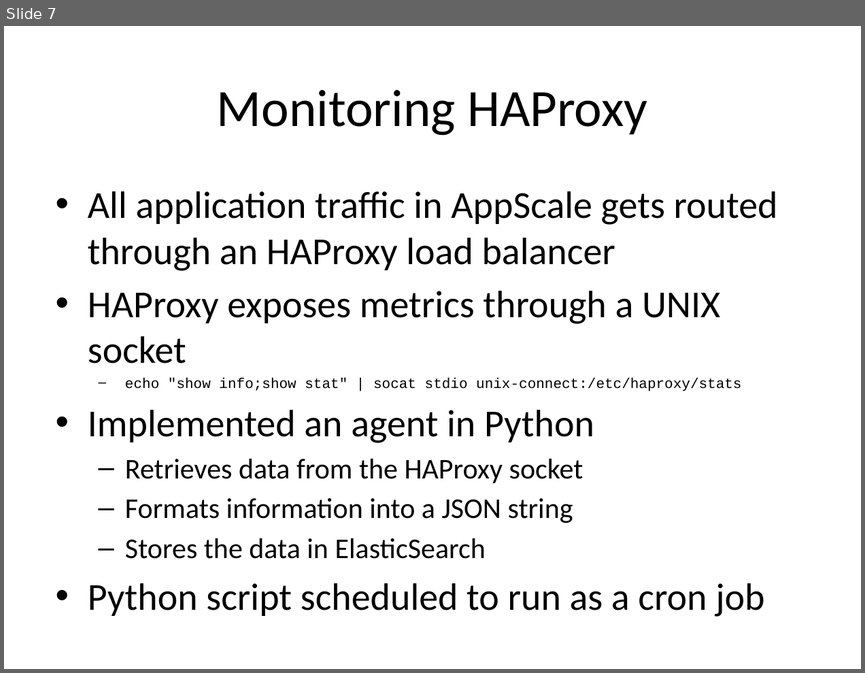
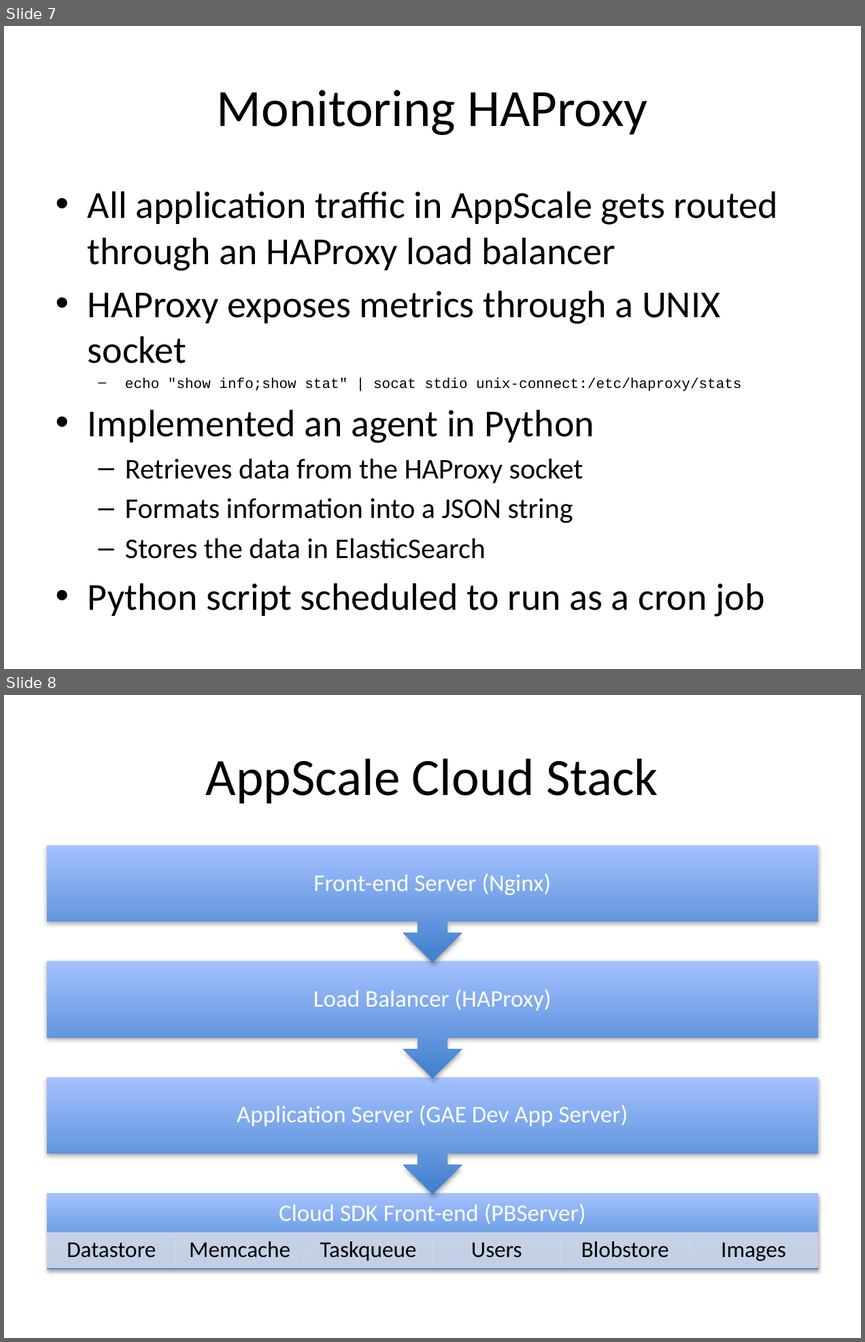
Before and after one commit to Dithn/eager-appscale, a slide deck: Eager/elk-experiment/Huawei_Presentation_1.pptx. Shown one above the other, each under a label of ours: slide 7 before the commit, slides 7 and 8 after it. The pictures are 865x673 and 865x1342 pixels, drawn with LibreOffice and Linux fonts; fonts in the diff are those of the drawing. Boxes give left, top, right and bottom in pixels: in the first picture for what was removed or moved away, otherwise in the second. Text is boxed around its words. In the diff, an @@ line names an element or a change of style, - is before the commit and + after.

Commit message:
Added details on AppScale cloud monitoring

```diff
--- a/Eager/elk-experiment/Huawei_Presentation_1.pptx
+++ b/Eager/elk-experiment/Huawei_Presentation_1.pptx
@@ slide 8 added at (4,695,861,1338), background #FFFFFF @@
@@ title added at (206,758,658,804), 44 pt, text #000000 @@
+AppScale Cloud Stack
@@ group added at (47,845,818,1269): 10 texts, 7 rectangles, 3 up arrow callouts @@
+Cloud SDK Front-end (PBServer)
+Datastore
+Memcache
+Taskqueue
+Users
+Blobstore
+Images
+Application Server (GAE Dev App Server)
+Load Balancer (HAProxy)
+Front-end Server (Nginx)
```
Also in this commit, not shown: 2 other slides added.
